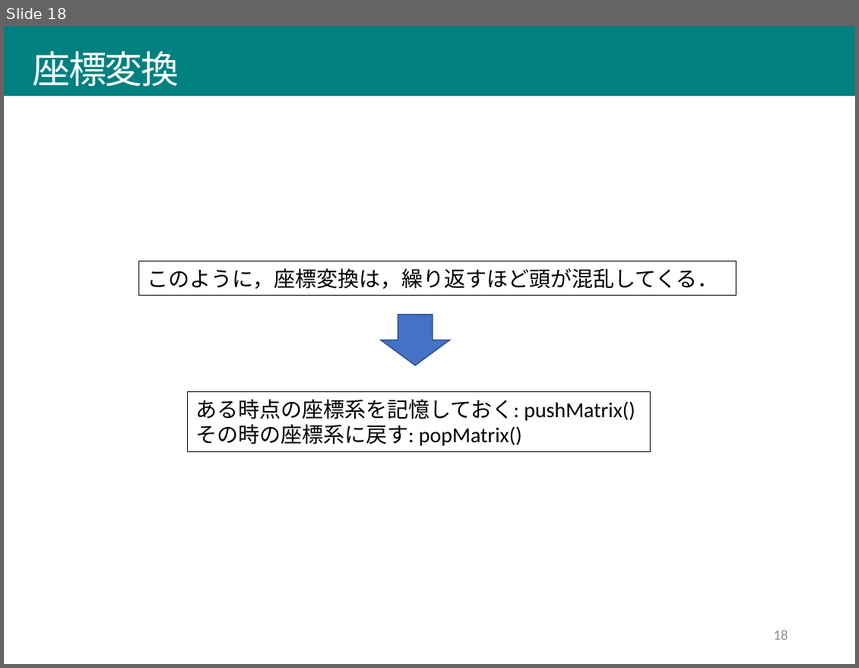
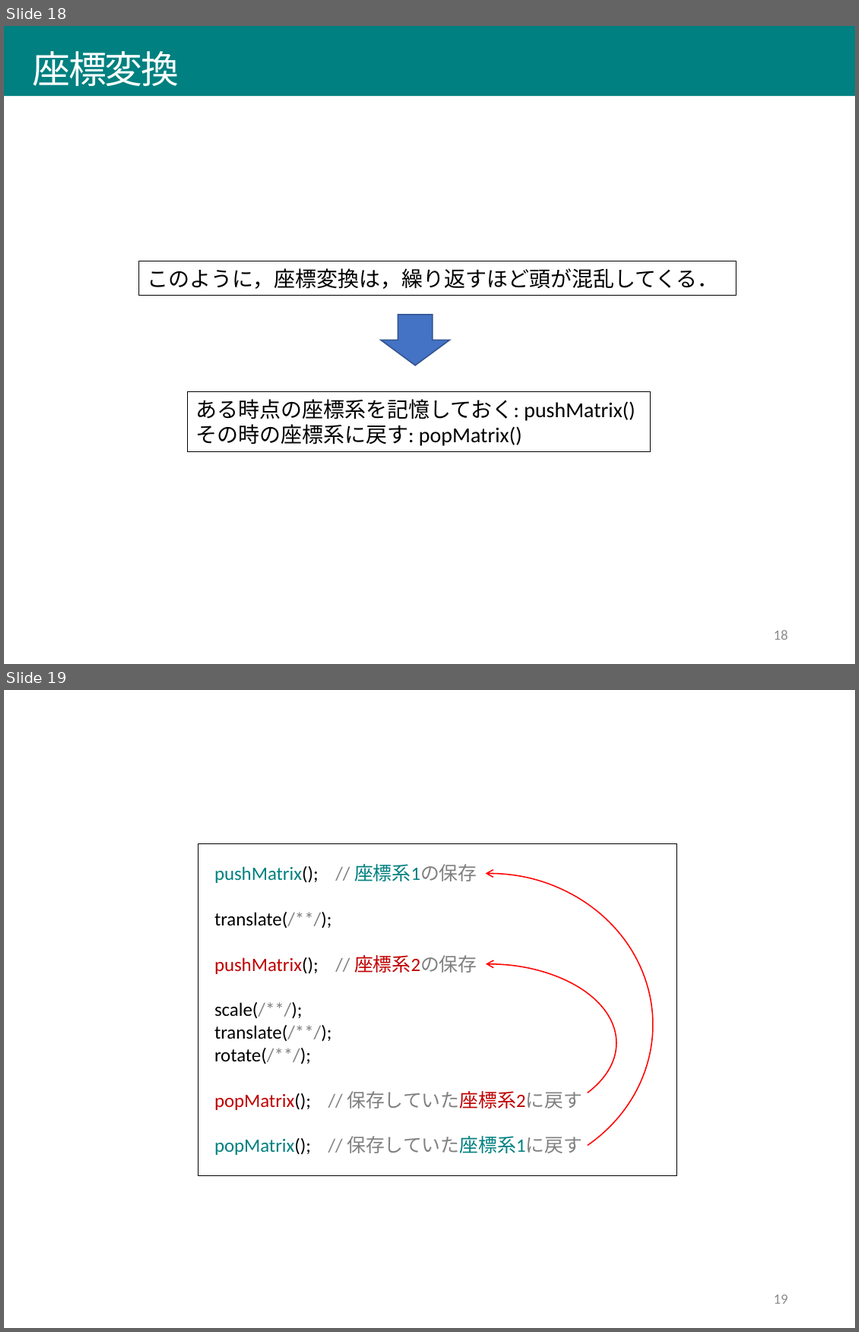
Before and after one commit to afukushimagit/afukushimagit.github.io, a slide deck: images/transform/図素材.pptx. Shown one above the other, each under a label of ours: slide 18 before the commit, slides 18 and 19 after it. The pictures are 859x668 and 859x1332 pixels, drawn with LibreOffice and Linux fonts; fonts in the diff are those of the drawing. Boxes give left, top, right and bottom in pixels: in the first picture for what was removed or moved away, otherwise in the second. Text is boxed around its words. In the diff, an @@ line names an element or a change of style, - is before the commit and + after.

```diff
--- a/images/transform/図素材.pptx
+++ b/images/transform/図素材.pptx
@@ slide 19 added at (x1=4, y1=690, x2=855, y2=1328), background #FFFFFF @@
@@ rectangle added at (x1=198, y1=844, x2=677, y2=1176), outline #000000 0.5 pt @@
@@ text added at (x1=215, y1=864, x2=582, y2=1155), 16 pt, text #000000 @@
+pushMatrix(); // 座標系1の保存
+translate(/**/);
+pushMatrix(); // 座標系2の保存
+scale(/**/);
+translate(/**/);
+rotate(/**/);
+popMatrix(); // 保存していた座標系2に戻す
+popMatrix(); // 保存していた座標系1に戻す
@@ arc (boxed as its full ellipse) added at (x1=324, y1=874, x2=652, y2=1177), outline #FF0000 1 pt @@
@@ arc (boxed as its full ellipse) added at (x1=358, y1=964, x2=616, y2=1122), outline #FF0000 1 pt @@
@@ page number added at (x1=774, y1=1295, x2=788, y2=1304), 12 pt, text #8C8C8C @@
+19
```
Also in this commit, not shown: 25 other files.
